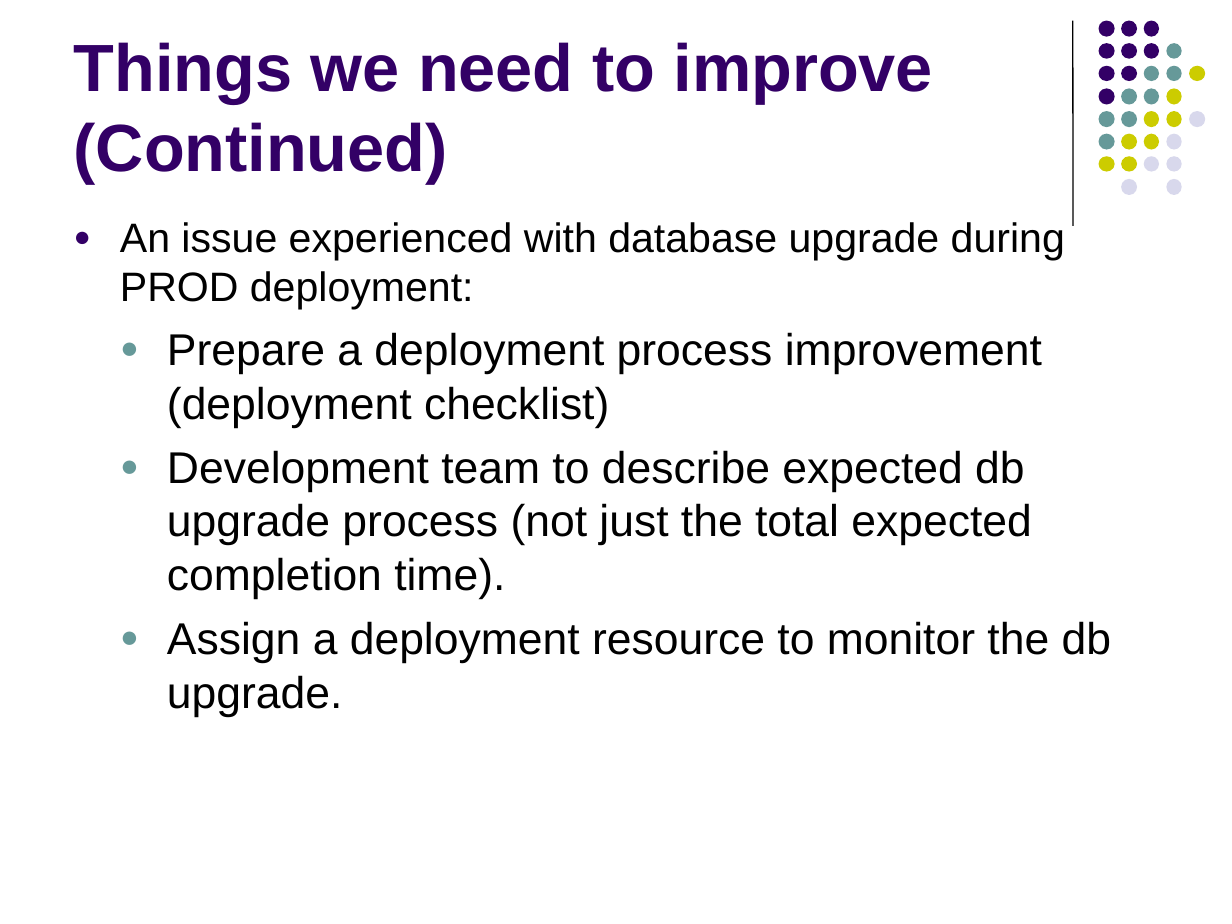
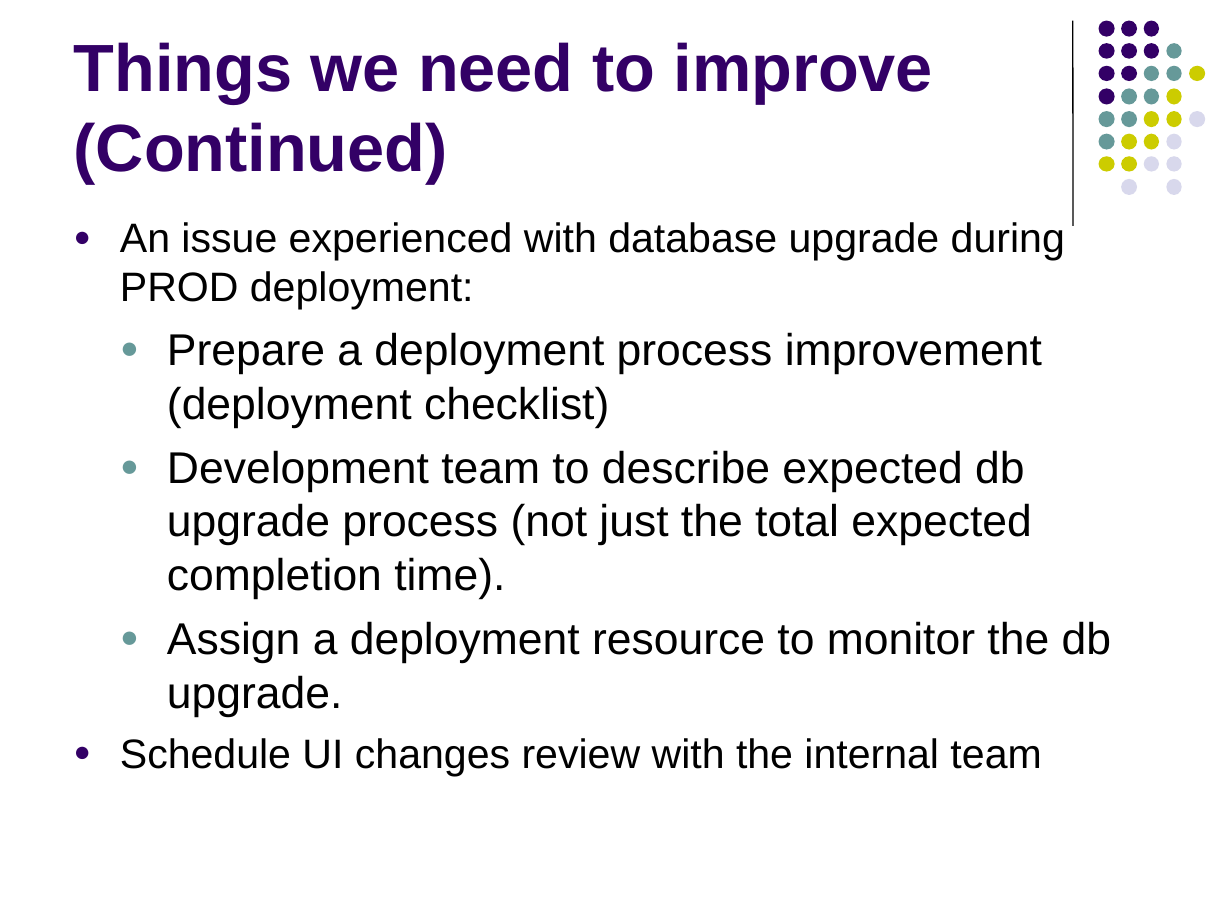
Before and after one commit to NCIP/caarray-docs, a slide deck: slide 7 of project_management/reports/2.3.0_project_portmortem.ppt. Drawn at 1232x924 pixels with LibreOffice and Linux fonts; fonts in the diff are those of the drawing. Boxes give left, top, right and bottom in pixels: in the first picture for what was removed or moved away, otherwise in the second. Text is boxed around its words. In the diff, an @@ line names an element or a change of style, - is before the commit and + after.

Commit message:
add another issue of ui review.

```diff
--- a/project_management/reports/2.3.0_project_portmortem.ppt
+++ b/project_management/reports/2.3.0_project_portmortem.ppt
@@ text at (120, 738, 1041, 776): paragraph added @@
+● Schedule UI changes review with the internal team
```
